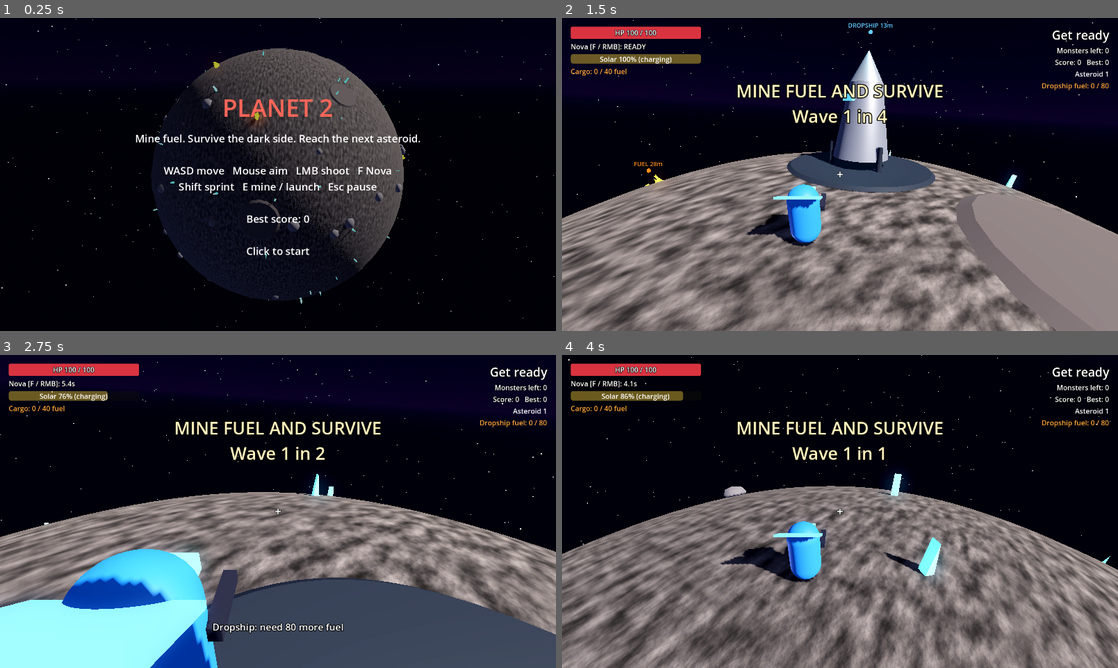
Above: before the commit, frames 1-4 (two rows, left to right).
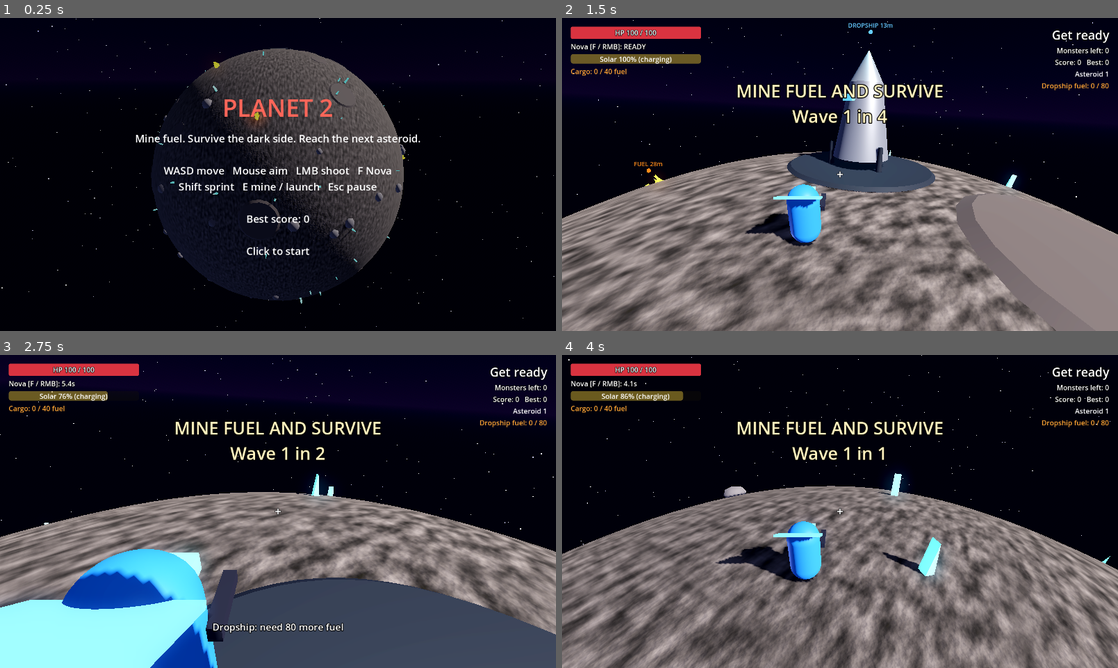
Above: after the commit, the same moments.

Repository: KZar28/planet-2
Game: Godot game, scene res://scenes/main.tscn
The game is run twice, just before and just after one commit, with the same random seed, the same clock (stepped at 60 frames per second) and the same inputs.
Inputs (mouse positions are in pixels of both pictures, inside the frame that each line leads up to):
- Up to frame 1 (0.25 s): no input
- Up to frame 2 (1.5 s): tap Enter (ui_accept) at 0.5 s; move the mouse to (962, 158) at 0.52 s; press the mouse at (962, 158) at 0.53 s; hold D (move_right) 0.53-1.28 s; tap Space (jump) at 0.77 s; move the mouse to (812, 174) at 1.27 s; release the mouse at (812, 174) at 1.28 s; hold W (move_forward) from 1.28 s (still down); tap E (interact) at 1.35 s
- Up to frame 3 (2.75 s): keep holding W (move_forward); tap Space (jump) at 1.52 s; move the mouse to (289, 505) at 2.02 s; tap F (nova) at 2.1 s
- Up to frame 4 (4 s): keep holding W (move_forward); move the mouse to (834, 517) at 2.77 s; tap Shift (sprint) at 2.85 s; tap Space (jump) at 3.02, 3.77 s; move the mouse to (878, 514) at 3.52 s; press the mouse at (878, 514) at 3.53 s

The runs differ from the first frame. In frame 1, less than 0.1% of the frame differs, in the area x 44-61%, y 24-56%; in frame 2, 0.1%; in frame 3, 0.7%, in the area x 12-56%, y 44-100%; in frame 4, 0.2%.

Commit message:
Let title/pause clicks pass through the overlay; freeze the sun until gameplay starts
Co-Authored-By: Kevin Zarzana <kzarzana@gmail.com>

Diff:
--- a/scenes/hud.tscn
+++ b/scenes/hud.tscn
@@ -171,6 +171,7 @@
 horizontal_alignment = 1
 
 [node name="Overlay" type="ColorRect" parent="."]
+mouse_filter = 2
 anchors_preset = 15
 anchor_right = 1.0
 anchor_bottom = 1.0
@@ -179,6 +180,7 @@
 color = Color(0, 0, 0, 0.6)
 
 [node name="Center" type="CenterContainer" parent="Overlay"]
+mouse_filter = 2
 layout_mode = 1
 anchors_preset = 15
 anchor_right = 1.0
@@ -187,6 +189,7 @@
 grow_vertical = 2
 
 [node name="Box" type="VBoxContainer" parent="Overlay/Center"]
+mouse_filter = 2
 layout_mode = 2
 theme_override_constants/separation = 16
 
@@ -213,6 +216,7 @@
 color = Color(0, 0, 0, 0)
 
 [node name="FadeLabel" type="Label" parent="Fade"]
+mouse_filter = 2
 layout_mode = 1
 anchors_preset = 15
 anchor_right = 1.0
--- a/scripts/main.gd
+++ b/scripts/main.gd
@@ -20,6 +20,7 @@
 @onready var _cine_cam: Camera3D = $CinematicCamera
 @onready var _player_cam: Camera3D = $Player/CameraPivot/SpringArm3D/Camera3D
 @onready var _enemies: Node3D = $Enemies
+@onready var _sun: DayNight = $Sun
 @onready var _powerups: Node = $PowerupSpawner
 
 
@@ -69,7 +70,7 @@
 
 
 func _set_gameplay_active(active: bool) -> void:
-	for node: Node in [_player, _waves, _powerups, _enemies]:
+	for node: Node in [_player, _waves, _powerups, _enemies, _sun]:
 		node.process_mode = Node.PROCESS_MODE_PAUSABLE if active else Node.PROCESS_MODE_DISABLED
 	_player.visible = active
 	_hud.set_gameplay_visible(active)
